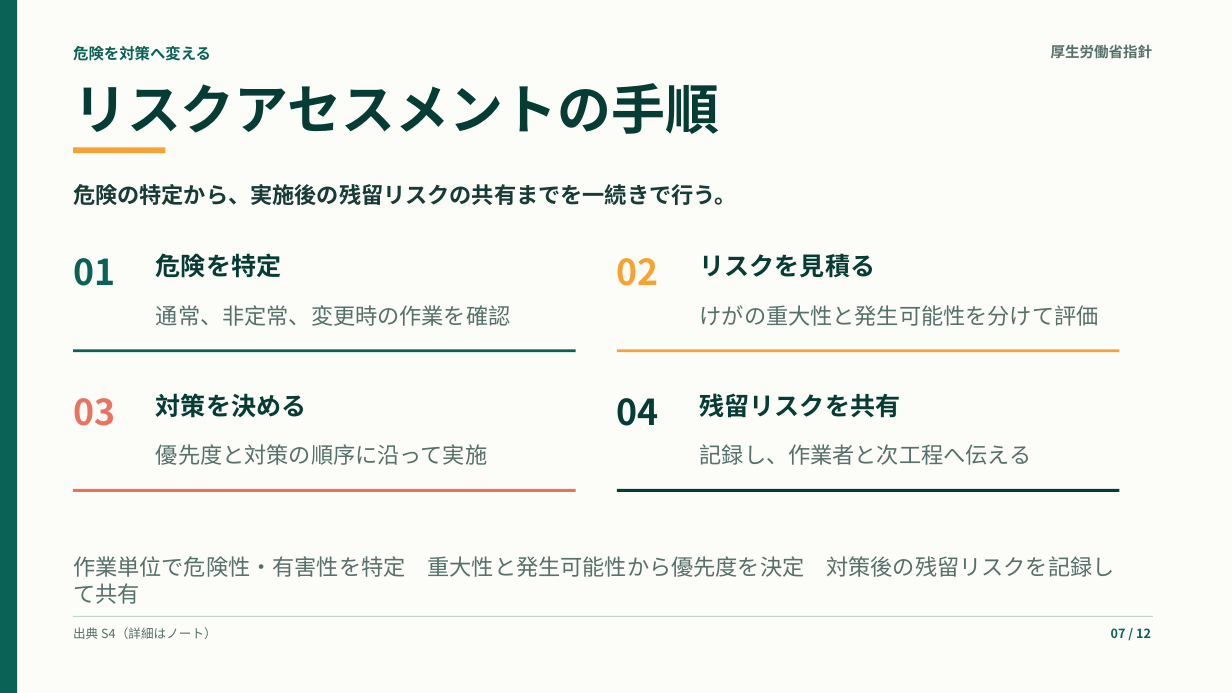
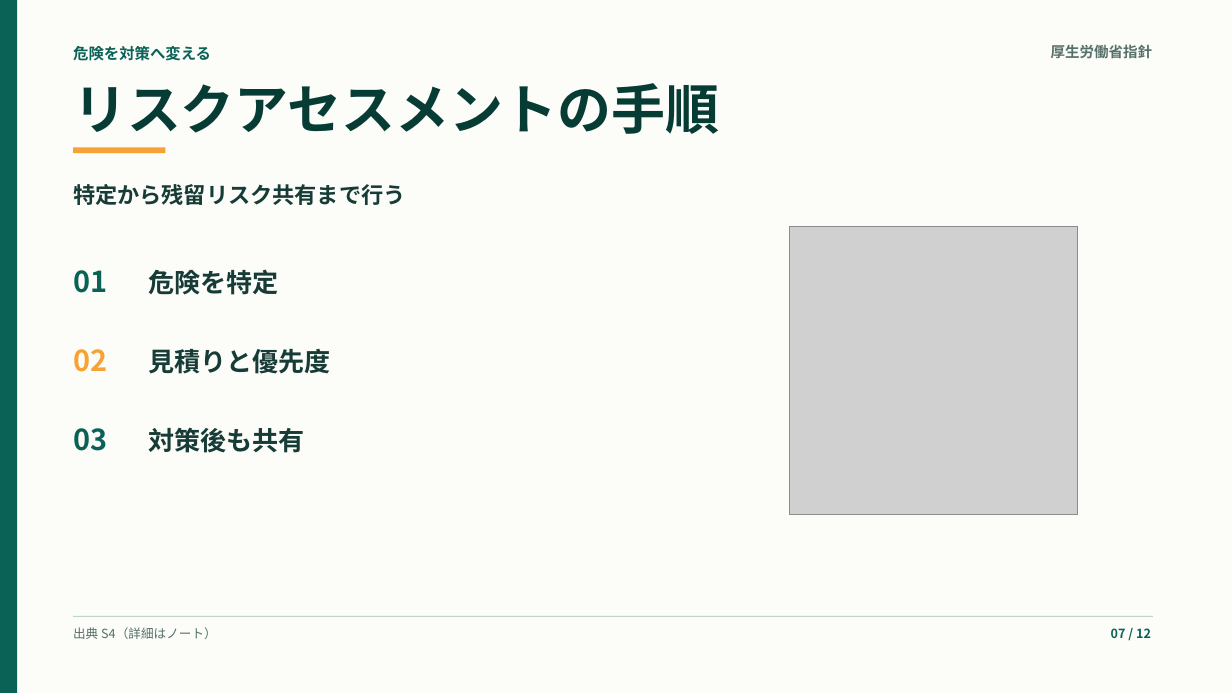
Before and after one commit to kameking-lab/safe-ai-site, a slide deck: slide 7 of web/public/training/safety-seminars/safety-management-basics-osh-law/downloads/safety-management-basics-osh-law-training.pptx. Drawn at 1232x693 pixels with LibreOffice and Linux fonts; fonts in the diff are those of the drawing; grey boxes stand for pictures. Boxes give left, top, right and bottom in pixels: in the first picture for what was removed or moved away, otherwise in the second. Text is boxed around its words. In the diff, an @@ line names an element or a change of style, - is before the commit and + after.

```diff
--- a/web/public/training/safety-seminars/safety-management-basics-osh-law/downloads/safety-management-basics-osh-law-training.pptx
+++ b/web/public/training/safety-seminars/safety-management-basics-osh-law/downloads/safety-management-basics-osh-law-training.pptx
@@ text at box(73, 184, 405, 205): text changed @@
-危険の特定から、実施後の残留リスクの共有までを一続きで行う。
+特定から残留リスク共有まで行う
@@ picture added at box(789, 226, 1078, 515) @@
@@ text "01": place and size @@
-text "01" at box(73, 258, 115, 286)
+text "01" at box(73, 270, 107, 293)
@@ text "01" at box(73, 270, 107, 293): size 27.8 to 22.5 pt @@
@@ text "危険を特定": place and size @@
-text "危険を特定" at box(156, 253, 281, 278)
+text "危険を特定" at box(148, 269, 278, 295)
@@ text "危険を特定" at box(148, 269, 278, 295): size 19.5 to 20.3 pt, text colour #073C35 to #173B36 @@
@@ text removed at box(700, 253, 875, 278) @@
-リスクを見積る
@@ text removed at box(156, 305, 511, 326) @@
-通常、非定常、変更時の作業を確認
@@ text removed at box(700, 305, 1099, 326) @@
-けがの重大性と発生可能性を分けて評価
@@ text "02" at box(73, 349, 107, 372): size 27.8 to 22.5 pt @@
@@ text "02": place and size @@
-text "02" at box(617, 258, 659, 286)
+text "02" at box(73, 349, 107, 372)
@@ rectangle removed at box(73, 349, 576, 352) @@
@@ text added at box(148, 349, 330, 374), 20.3 pt, text #173B36, bold @@
+見積りと優先度
@@ rectangle removed at box(617, 349, 1120, 352) @@
@@ text "03": place and size @@
-text "03" at box(73, 398, 115, 426)
+text "03" at box(73, 428, 107, 451)
@@ text "03" at box(73, 428, 107, 451): size 27.8 to 22.5 pt, text colour #EA735F to #0A6257 @@
@@ text removed at box(156, 393, 306, 418) @@
-対策を決める
@@ text removed at box(617, 398, 659, 426) @@
-04
@@ text removed at box(700, 393, 901, 418) @@
-残留リスクを共有
@@ text added at box(148, 427, 304, 453), 20.3 pt, text #173B36, bold @@
+対策後も共有
@@ text removed at box(156, 444, 487, 465) @@
-優先度と対策の順序に沿って実施
@@ text removed at box(700, 444, 1032, 465) @@
-記録し、作業者と次工程へ伝える
@@ rectangle removed at box(73, 489, 576, 492) @@
@@ rectangle removed at box(617, 489, 1120, 492) @@
@@ text removed at box(73, 556, 1115, 604) @@
-作業単位で危険性・有害性を特定 重大性と発生可能性から優先度を決定 対策後の残留リスクを記録して共有
```
Also in this commit, not shown: 11 other slides changed, 14 other files.
